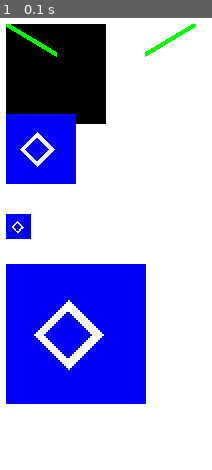
Above: before the commit, frame 1.
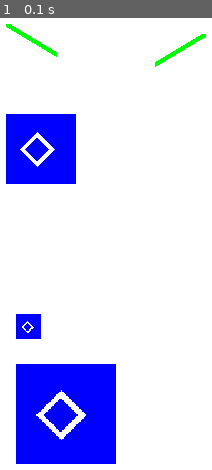
Above: after the commit, the same moment.

Repository: ObsidianWitch/edupr5retro
Game: pygame game, started from examples/image_transform.py
Same seed, same stepped clock (60 frames per second), same inputs: the game is played once before the commit and once after it.
Inputs:
- Up to frame 1 (0.1 s): no input

The runs differ from the first frame. In frame 1, 31% of the frame differs, in the area x 2-98%, y 1-99%.

Commit message:
Image - rect + shallow & deep copy

Diff:
--- a/examples/image_init.py
+++ b/examples/image_init.py
@@ -64,20 +64,32 @@
 
     return Image.from_array(rgb_sprite)
 
+s1 = Image((100, 100))
+s1.rect.move_ip(10, 10)
+s2 = Image.from_image(os.path.join(
+    "examples", "data", "img.png"
+))
+s2.rect.move_ip(10, 110)
+s2_area = pygame.Rect(20, 10, 30, 30)
+s3 = from_ascii(ASCII_IMG, PALETTE)
+s3.rect.move_ip(10, 150)
+
+s4 = s3.deepcopy()
+s4.rect.move_ip(50, 0)
+s5 = s4.copy()
+s5.rect.move_ip(50, 0)
+s5.draw_line(GREEN, (0, 0), (30, 30))
+
 while 1:
     events.update()
     if events.event(QUIT): sys.exit()
 
-    s1 = Image((100, 100))
-    s2 = Image.from_image(os.path.join(
-        "examples", "data", "img.png"
-    ))
-    s3 = from_ascii(ASCII_IMG, PALETTE)
-
     window.fill(color = WHITE) \
-          .draw_image(s1, (10, 10)) \
-          .draw_image(s2, (10, 110)) \
-          .draw_image(s3, (10, 170))
+          .draw_image(s1) \
+          .draw_image(s2, s2_area) \
+          .draw_image(s3) \
+          .draw_image(s4) \
+          .draw_image(s5)
 
     print(events.mouse_pos())
 
--- a/examples/image_transform.py
+++ b/examples/image_transform.py
@@ -18,42 +18,52 @@
 )
 events = Event()
 
+obj1 = Image((100, 100)).draw_line(
+    color     = GREEN,
+    start_pos = (0, 0),
+    end_pos   = (50,30),
+    width     = 5,
+)
+obj1.rect.move_ip(10, 10)
+print(obj1.rect)
+
+obj2 = obj1.copy().colorkey(
+    color = BLACK
+).flip(
+    x = True,
+    y = False,
+)
+obj2.rect.move_ip(100, 10)
+print(obj2.rect)
+
+obj3 = Image((50, 50)).fill(
+    color = BLUE
+).draw_rect(
+    color = WHITE,
+    rect  = pygame.Rect(10, 10, 25, 25),
+    width = 4,
+).rotate(45)
+obj3.rect.move_ip(10, 100)
+print(obj3.rect)
+
+obj4 = obj3.copy().resize((25, 25))
+obj4.rect.move_ip(10, 200)
+print(obj4.rect)
+
+obj5 = obj3.copy().scale(2.0)
+obj5.rect.move_ip(10, 250)
+print(obj5.rect)
+
 while 1:
     events.update()
     if events.event(QUIT): sys.exit()
 
-    obj1 = Image((100, 100)).draw_line(
-        color     = GREEN,
-        start_pos = (0, 0),
-        end_pos   = (50,30),
-        width     = 5,
-    )
-
-    obj2 = obj1.copy().colorkey(
-        color = BLACK
-    ).flip(
-        x = True,
-        y = False,
-    )
-
-    obj3 = Image((50, 50)).fill(
-        color = BLUE
-    ).draw_rect(
-        color = WHITE,
-        rect  = pygame.Rect(10, 10, 25, 25),
-        width = 4,
-    ).rotate(45)
-
-    obj4 = obj3.copy().resize((25, 25))
-
-    obj5 = obj3.copy().scale(2.0)
-
     window.fill(color = WHITE) \
-          .draw_image(obj1, (10, 10)) \
-          .draw_image(obj2, (100, 10)) \
-          .draw_image(obj3, (10, 100)) \
-          .draw_image(obj4, (10, 200)) \
-          .draw_image(obj5, (10, 250))
+          .draw_image(obj1) \
+          .draw_image(obj2) \
+          .draw_image(obj3) \
+          .draw_image(obj4) \
+          .draw_image(obj5)
 
     print(events.mouse_pos())
 
--- a/src/image.py
+++ b/src/image.py
@@ -2,11 +2,13 @@
 class Image:
     def __init__(self, size):
         self.pygsurface = pygame.Surface(size)
+        self.rect = self.pygsurface.get_rect()
 
     @classmethod
     def from_pygsurface(cls, pygsurface):
         obj = Image((0, 0))
         obj.pygsurface = pygsurface
+        obj.rect = obj.pygsurface.get_rect()
         return obj
 
     @classmethod
@@ -17,11 +19,19 @@
     def from_array(cls, array):
         return cls.from_pygsurface(pygame.surfarray.make_surface(array))
 
+    # Crée une copie superficielle de l'image actuelle. L'image actuelle et la
+    # copie feront toutes deux référence à la même surface sous-jacente. Leurs
+    # position et taille (`rect`) seront cependant indépendantes.
     def copy(self):
-        return self.from_pygsurface(self.pygsurface.copy())
+        obj = self.from_pygsurface(self.pygsurface)
+        obj.rect = self.rect.copy()
+        return obj
 
-    @property
-    def rect(self): return self.pygsurface.get_rect()
+    # Crée une copie complète de l'image actuelle.
+    def deepcopy(self):
+        obj = self.from_pygsurface(self.pygsurface.copy())
+        obj.rect = self.rect.copy()
+        return obj
 
     @property
     def size(self): return self.rect.size
@@ -40,9 +50,12 @@
         self.pygsurface.set_colorkey(color)
         return self
 
-    def draw_image(self, source, pos, area = None):
-        if isinstance(source, Image): source = source.pygsurface
-        self.pygsurface.blit(source, pos, area)
+    # Dessine l'image `img` sur l'image actuelle. La position et la taille de
+    # `img` sont déterminées à partir de `img.rect`. Le paramètre optionnel
+    # `area` est un Rect et désigne quelle zone (plus petite) de `img` doit être
+    # dessinée.
+    def draw_image(self, img, area = None):
+        self.pygsurface.blit(img.pygsurface, img.rect, area)
         return self
 
     def draw_rect(self, color, rect, width = 0):
@@ -63,6 +76,7 @@
 
     def resize(self, size):
         self.pygsurface = pygame.transform.scale(self.pygsurface, size)
+        self.rect = self.pygsurface.get_rect().move(self.rect.topleft)
         return self
 
     def scale(self, ratio):
